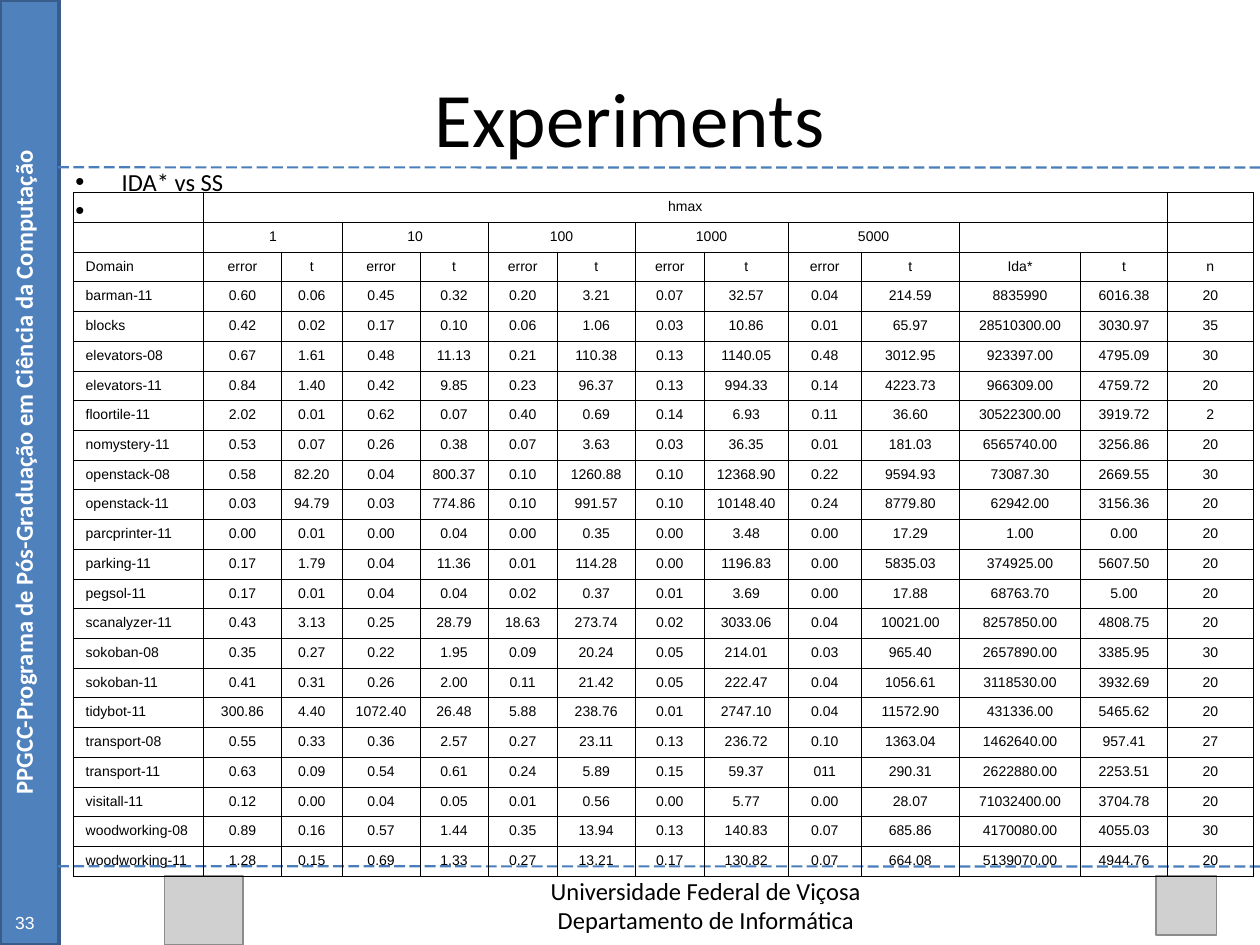
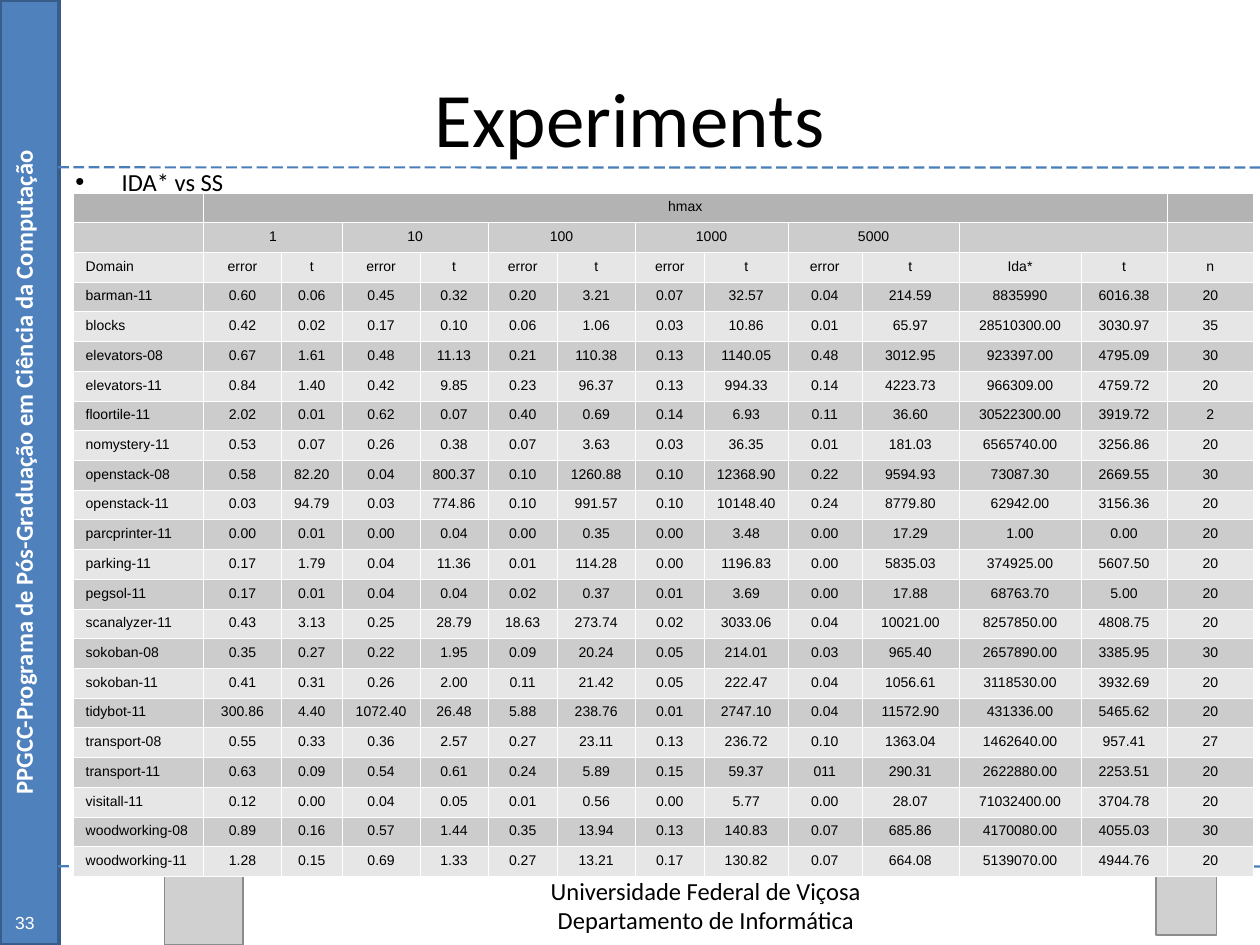
Before and after one commit to Marvinsky/research-marvin, a slide deck: slide 49 of latex/odp/selection heuristics.odp. Drawn at 1260x945 pixels with LibreOffice and Linux fonts; fonts in the diff are those of the drawing; grey boxes stand for pictures. Boxes give left, top, right and bottom in pixels: in the first picture for what was removed or moved away, otherwise in the second. Text is boxed around its words. In the diff, an @@ line names an element or a change of style, - is before the commit and + after.

```diff
--- a/latex/odp/selection heuristics.odp
+++ b/latex/odp/selection heuristics.odp
@@ table at bbox=[73, 193, 1254, 876] @@
@@ fill none to #B3B3B3 in row 1, column 2 @@
@@ fill none to #CCCCCC in 146 cells @@
@@ fill none to #E6E6E6 in 154 cells @@
@@ borders changed @@
```
Also in this commit, not shown: 19 other slides changed.
